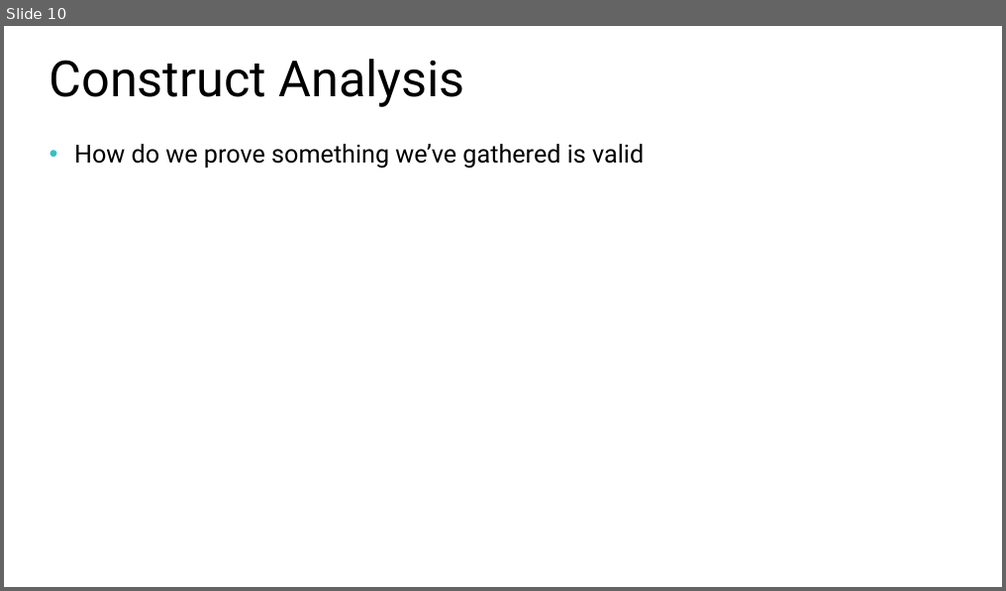
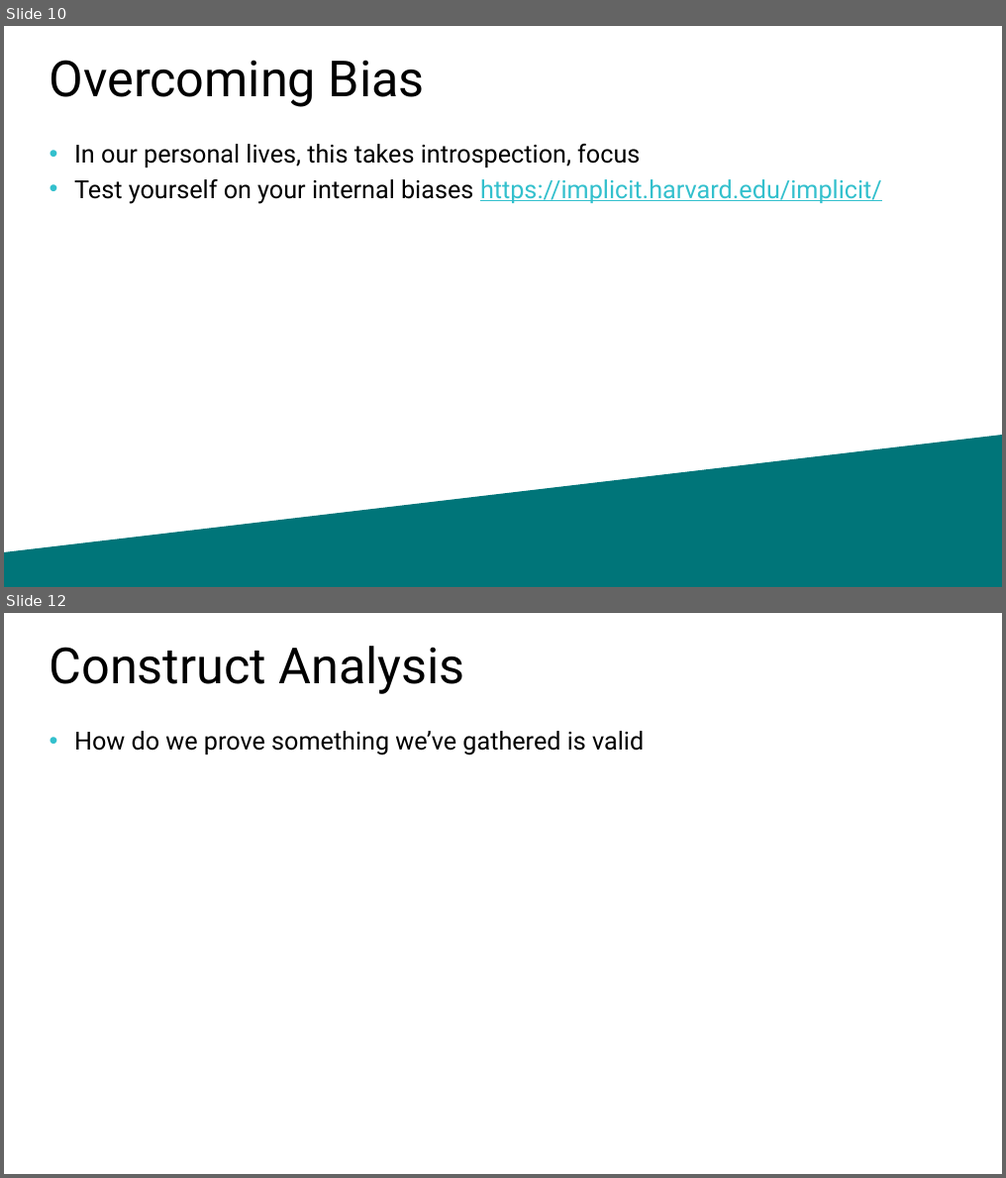
Before and after one commit to williamadba/Public-Presentations, a slide deck: SQLSat Baton Rouge BI 2020/Ethics in Modern Data.pptx. Shown one above the other, each under a label of ours: slide 10 before the commit, slides 10 and 12 after it; the slides between them are not shown. The pictures are 1006x591 and 1006x1178 pixels, drawn with LibreOffice and Linux fonts; fonts in the diff are those of the drawing. Boxes give left, top, right and bottom in pixels: in the first picture for what was removed or moved away, otherwise in the second. Text is boxed around its words. In the diff, an @@ line names an element or a change of style, - is before the commit and + after.

```diff
--- a/SQLSat Baton Rouge BI 2020/Ethics in Modern Data.pptx
+++ b/SQLSat Baton Rouge BI 2020/Ethics in Modern Data.pptx
@@ slide 10 added at (4,26,1002,587), background #FFFFFF @@
@@ title added at (50,60,425,107), 36 pt, text #000000 @@
+Overcoming Bias
@@ text added at (74,144,882,204), 18 pt, text #000000 @@
+• In our personal lives, this takes introspection, focus
+• Test yourself on your internal biases https://implicit.harvard.edu/implicit/
@@ freeform shape added at (4,435,1002,587), fill #007579 @@
@@ what was slide 10 is now slide 12 @@
```
Also in this commit, not shown: 6 other slides added, 11 slides removed.
